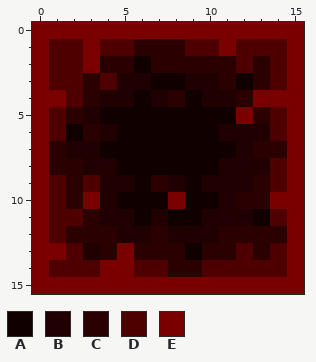
One commit to this pixel-art sprite: src/main/java/com/koteseni/ijaproj/assets/redstone_block.png. The picture above is the old version.
Rulers count pixels.
Palette (. is transparent): A #100000  B #200000  C #2b0000  D #4e0000  E #7a0000
Pixels before, first column x 0:
 0 EEEEEEEEEEEEEEEE
 1 EDDEDDCCCDDEDDDE
 2 EDDECCACCCCCDCDE
 3 EDDCDBBAABBCACDE
 4 EEDCBBABCABBCEEE
 5 EDCBAAAAAAAAECDE
 6 EDACBAAAAAABBBDE
 7 ECBBAAAAAAAABCCE
 8 ECCBBAAAAAABBBDE
 9 EDCDBBACBABBBCDE
10 EDCEBAAAEAABCCEE
11 EDDCBBABAABBBADE
12 EDCCCBBCBBBCCCCE
13 EEDBCECCCACCDCDE
14 EDDDEEDDCCDDDDDE
15 EEEEEEEEEEEEEEEE
And afterwards:
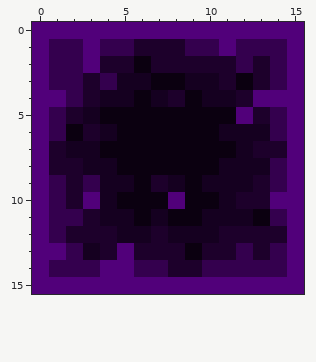
Difference:
file 48x48 -> 96x96 pixels (blocks of 3x3 -> 6x6; one block is one cell here)
colour A: #100000 -> #0b0010
colour B: #200000 -> #150020
colour C: #2b0000 -> #1d002b
colour D: #4e0000 -> #34004e
colour E: #7a0000 -> #51007a
